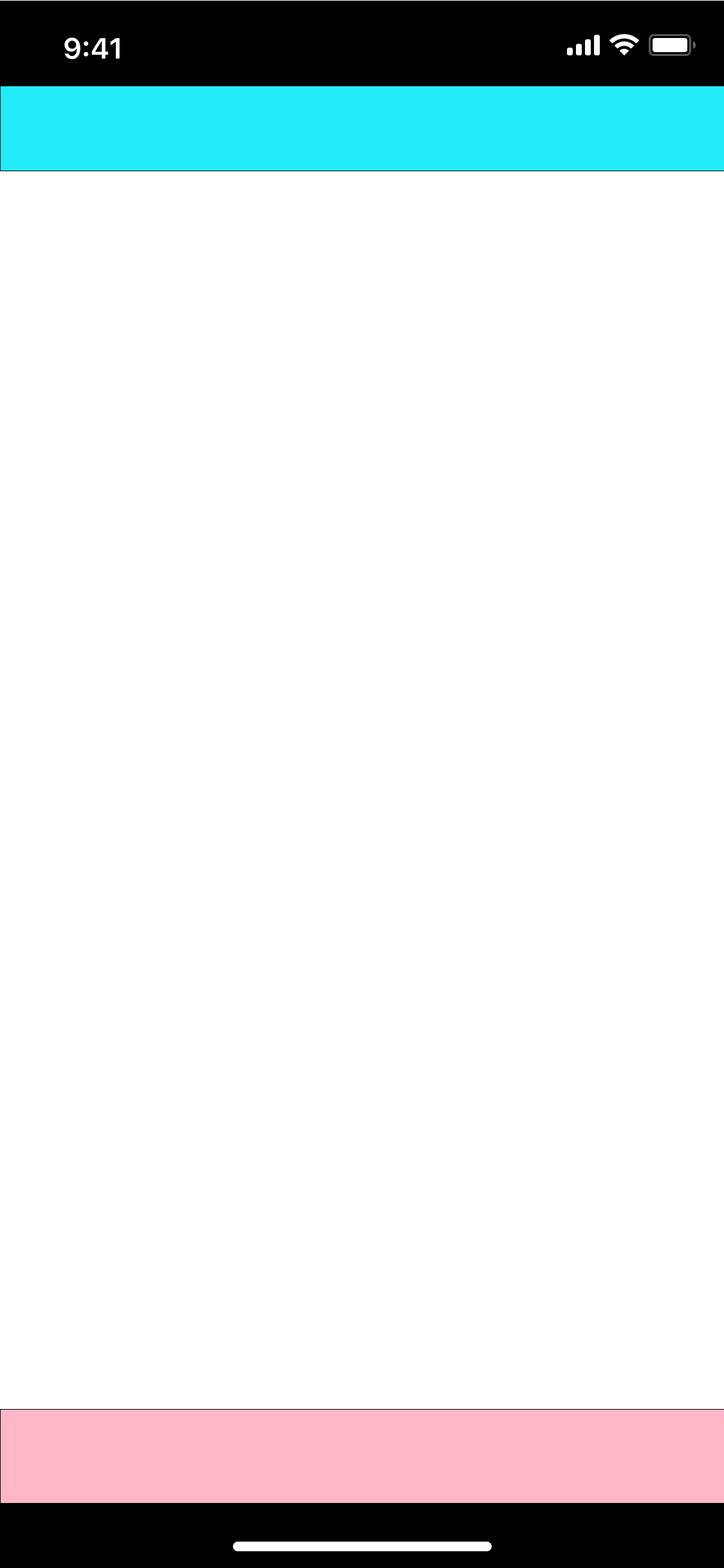
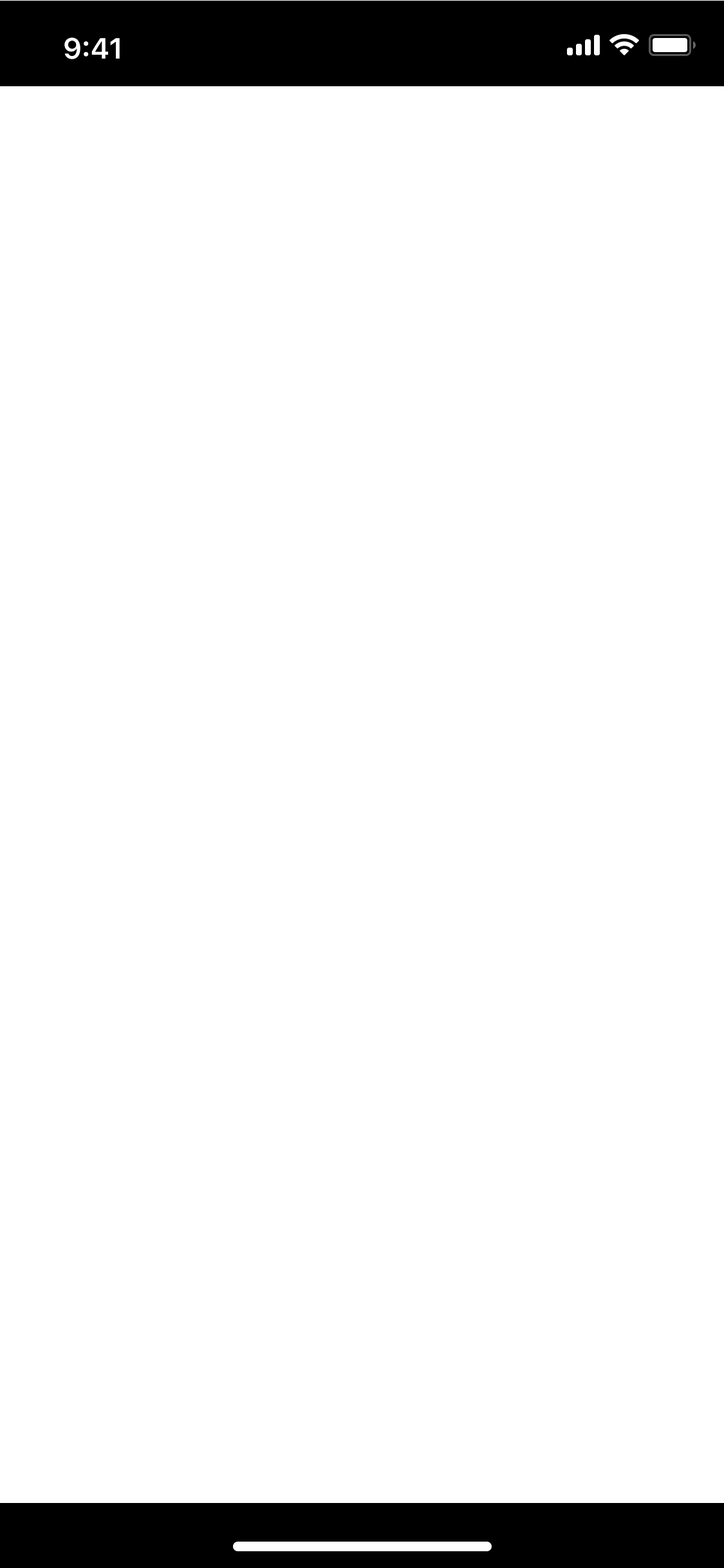
Layers edited between the first and the second 724 × 1568 image:
removed layer "矩形 4" from group "画板 1" over bbox(0, 1409, 724, 1503)
removed layer "矩形 3" from group "画板 1" over bbox(0, 86, 724, 172)
added group "原生组件" with 4 layers in group "画板 1" over bbox(0, 86, 724, 1503)
